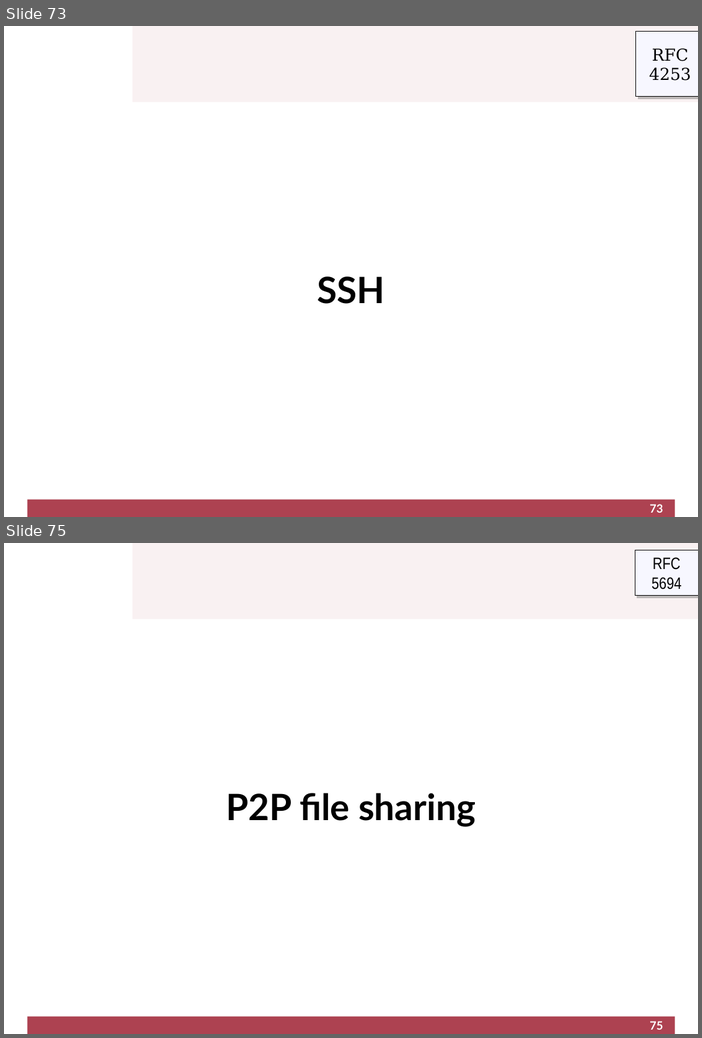
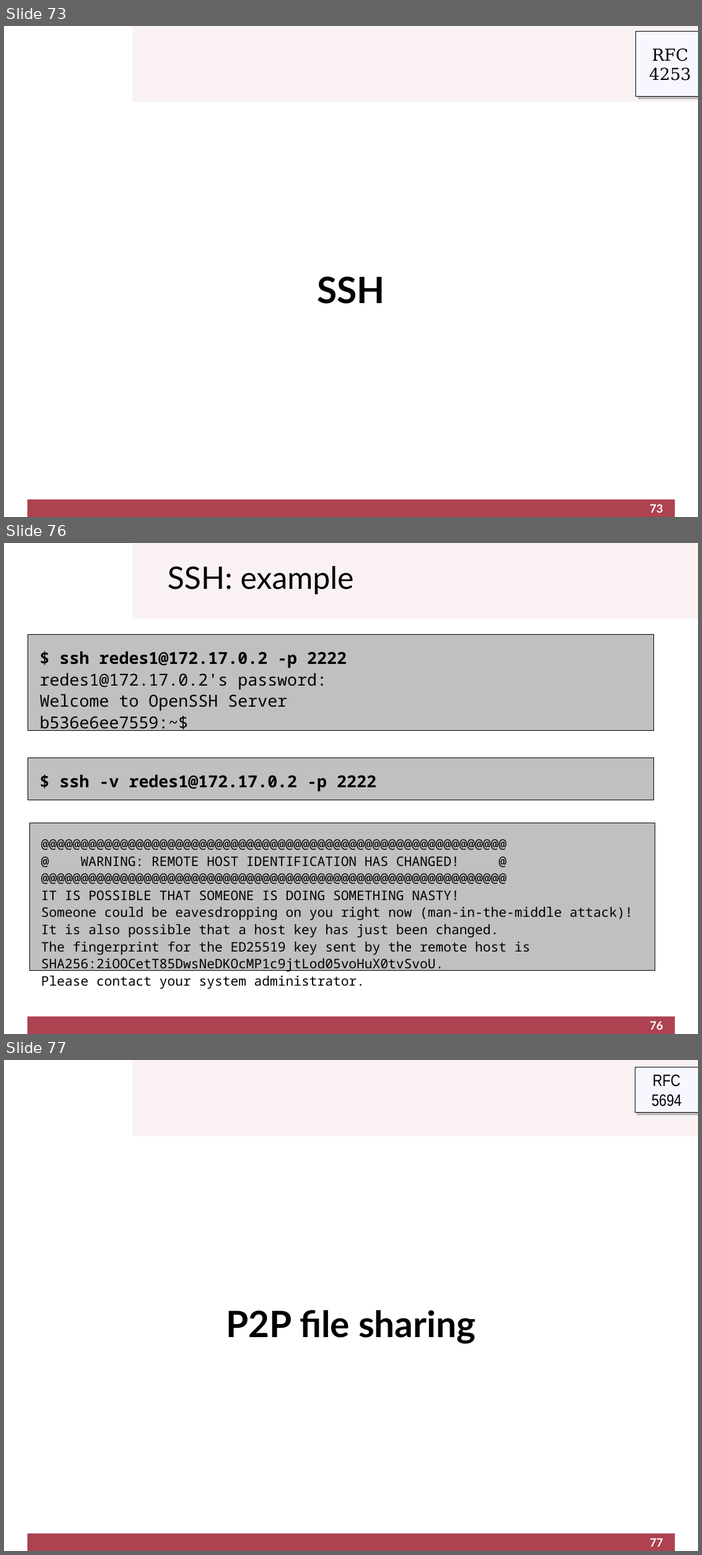
Before and after one commit to cletomartin/redes1, a slide deck: slides/application.odp. Shown one above the other, each under a label of ours: slides 73 and 75 before the commit, slides 73, 76 and 77 after it; the slides between them are not shown. The pictures are 702x1038 and 702x1555 pixels, drawn with LibreOffice and Linux fonts; fonts in the diff are those of the drawing; background and template pictures are left out. Boxes give left, top, right and bottom in pixels: in the first picture for what was removed or moved away, otherwise in the second. Text is boxed around its words. In the diff, an @@ line names an element or a change of style, - is before the commit and + after.

```diff
--- a/slides/application.odp
+++ b/slides/application.odp
@@ slide 76 added at box(4, 543, 698, 1034), background #FFFFFF; not listed: 2 template elements that a slide beside it also shows @@
@@ title added at box(168, 566, 354, 594), 37.6 pt, text #000000 @@
+SSH: example
@@ rectangle added at box(28, 635, 654, 731), fill #C0C0C0, outline #000000 0 pt, 20 pt, text #000000 @@
+$ ssh redes1@172.17.0.2 -p 2222
+redes1@172.17.0.2's password:
+Welcome to OpenSSH Server
+b536e6ee7559:~$
@@ rectangle added at box(28, 758, 654, 800), fill #C0C0C0, outline #000000 0 pt, 20 pt, text #000000, bold @@
+$ ssh -v redes1@172.17.0.2 -p 2222
@@ rectangle added at box(29, 823, 656, 971), fill #C0C0C0, outline #000000 0 pt, 16 pt, text #000000 @@
+@@@@@@@@@@@@@@@@@@@@@@@@@@@@@@@@@@@@@@@@@@@@@@@@@@@@@@@@@@@
+@ WARNING: REMOTE HOST IDENTIFICATION HAS CHANGED! @
+@@@@@@@@@@@@@@@@@@@@@@@@@@@@@@@@@@@@@@@@@@@@@@@@@@@@@@@@@@@
+IT IS POSSIBLE THAT SOMEONE IS DOING SOMETHING NASTY!
+Someone could be eavesdropping on you right now (man-in-the-middle attack)!
+It is also possible that a host key has just been changed.
+The fingerprint for the ED25519 key sent by the remote host is
+SHA256:2iOOCetT85DwsNeDKOcMP1c9jtLod05voHuX0tvSvoU.
+Please contact your system administrator.
@@ page number added at box(650, 1021, 664, 1030), 14 pt, text #FFFFFF, bold @@
+76
@@ what was slide 75 is now slide 77 @@
@@ page number at box(650, 1538, 664, 1547): text changed @@
-75
+77
```
Also in this commit, not shown: 2 other slides added, 1 slide removed, 1 other file.
